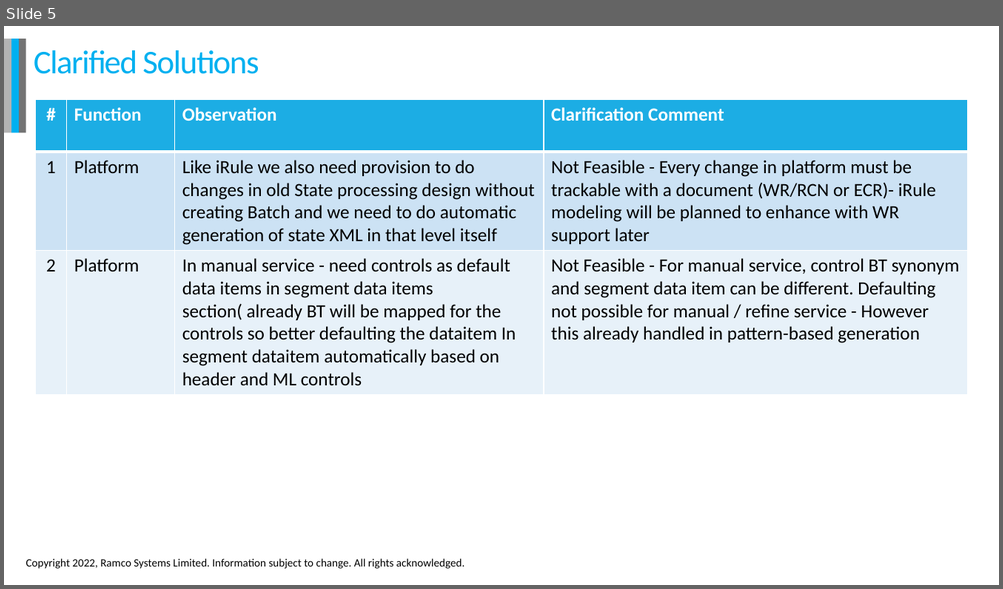
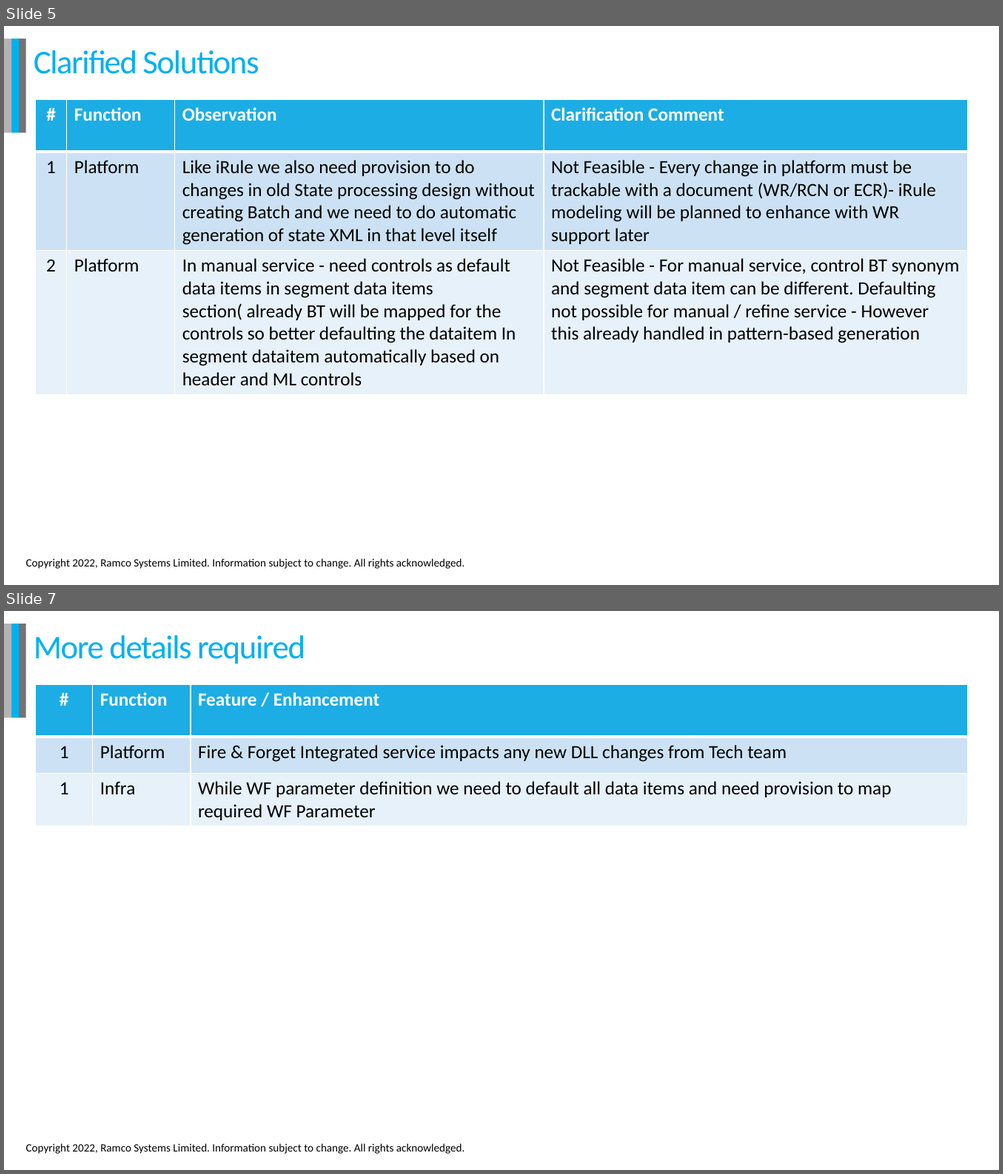
Before and after one commit to jeyalatha/SystemBackup, a slide deck: HRP Developer Productivity.pptx. Shown one above the other, each under a label of ours: slide 5 before the commit, slides 5 and 7 after it; the slides between them are not shown. The pictures are 1003x589 and 1003x1174 pixels, drawn with LibreOffice and Linux fonts; fonts in the diff are those of the drawing; background and template pictures are left out. Boxes give left, top, right and bottom in pixels: in the first picture for what was removed or moved away, otherwise in the second. Text is boxed around its words. In the diff, an @@ line names an element or a change of style, - is before the commit and + after.

```diff
--- a/HRP Developer Productivity.pptx
+++ b/HRP Developer Productivity.pptx
@@ slide 7 added at [4, 611, 999, 1170], background #FFFFFF; not listed: 4 template elements that a slide beside it also shows @@
@@ title added at [34, 635, 305, 664], 32 pt, text #00B0F0 @@
+More details required
@@ table added at [35, 685, 967, 825], 3 rows, 3 columns @@
+# | Function | Feature / Enhancement
+1 | Platform | Fire & Forget Integrated service impacts any new DLL changes from Tech team
+1 | Infra | While WF parameter definition we need to default all data items and need provision to map required WF Parameter
```
Also in this commit, not shown: 2 slides changed, 8 other slides added, 17 other files.
